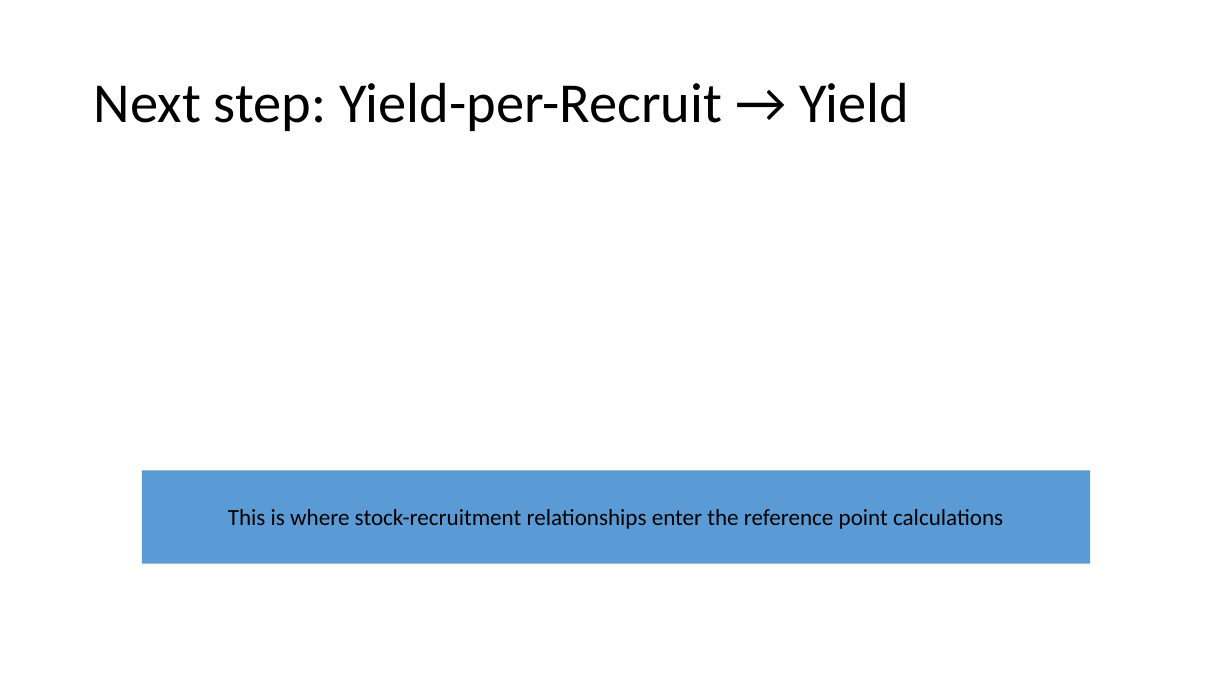
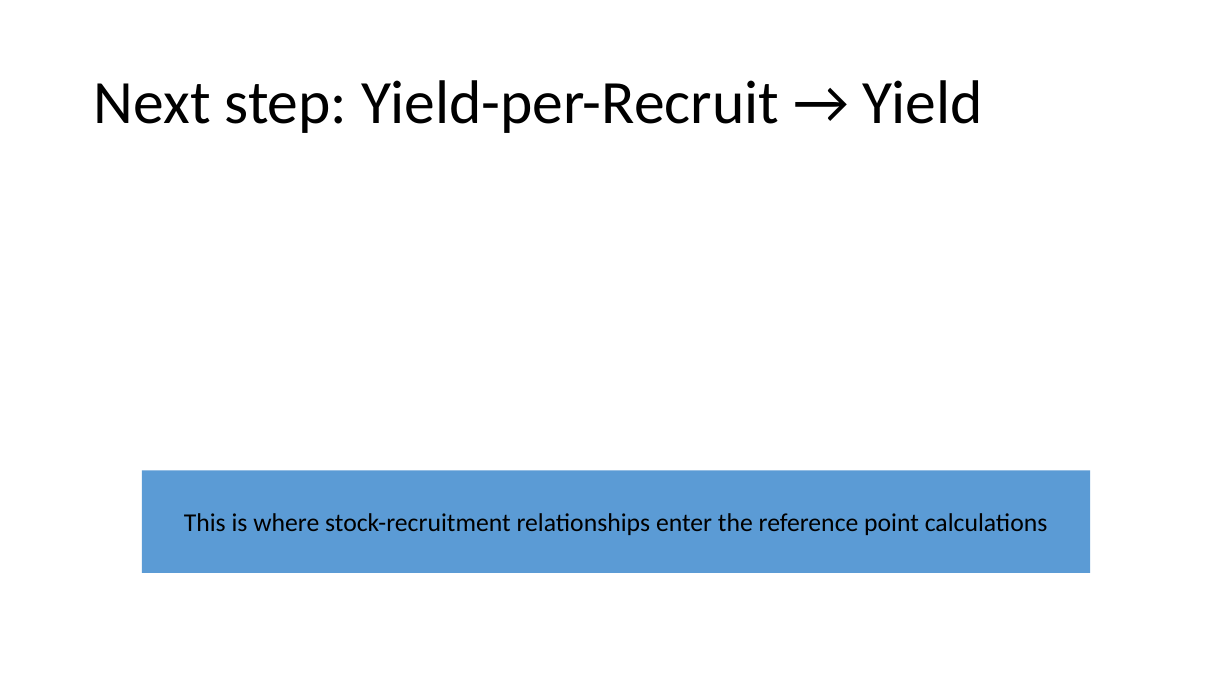
Before and after one commit to TESA-workshops/Ref-Pt-101, a slide deck: slide 80 of RefPt101_221110tb.pptx (slide 81 before the commit). Drawn at 1232x693 pixels with LibreOffice and Linux fonts; fonts in the diff are those of the drawing; grey boxes stand for pictures. Boxes give left, top, right and bottom in pixels: in the first picture for what was removed or moved away, otherwise in the second. Text is boxed around its words. In the diff, an @@ line names an element or a change of style, - is before the commit and + after.

```diff
--- a/RefPt101_221110tb.pptx
+++ b/RefPt101_221110tb.pptx
@@ title "Next step: Yield-per-Recruit → Yield" at box(94, 80, 983, 133): size 44 to 48 pt @@
@@ rectangle "This is where stock-recruitment relationships ...": place and size @@
-rectangle "This is where stock-recruitment relationships ..." at box(141, 470, 1090, 564)
+rectangle "This is where stock-recruitment relationships ..." at box(141, 470, 1090, 573)
@@ rectangle "This is where stock-recruitment relationships ..." at box(141, 470, 1090, 573): size 18 to 20 pt @@
```
Also in this commit, not shown: 36 other slides changed, 1 slide removed, 1 other file.
